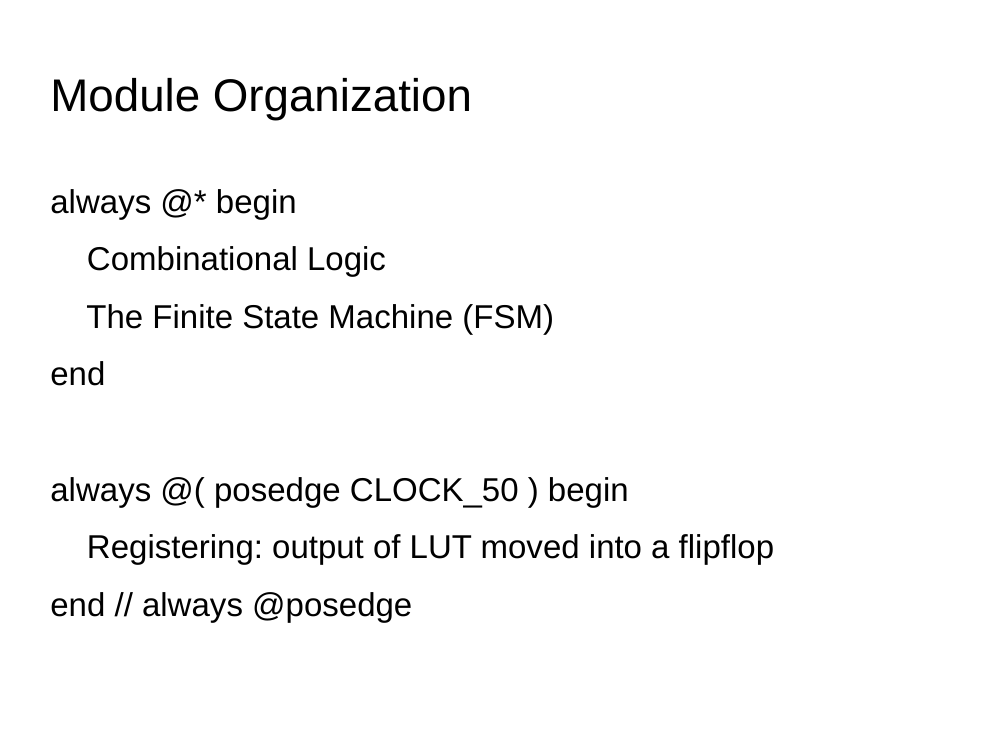
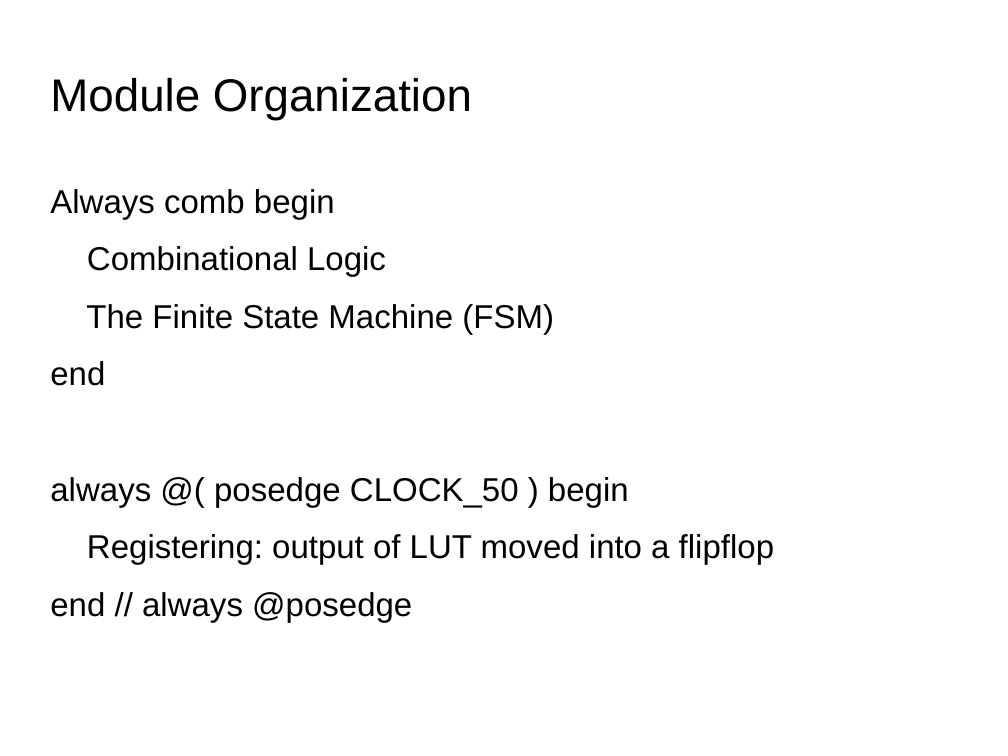
Before and after one commit to AustinFPGA/MeetingSlides, a slide deck: slide 14 of HelloWorldFPGA.odp. Drawn at 1008x756 pixels with LibreOffice and Linux fonts; fonts in the diff are those of the drawing; background and template pictures are left out. Boxes give left, top, right and bottom in pixels: in the first picture for what was removed or moved away, otherwise in the second. Text is boxed around its words. In the diff, an @@ line names an element or a change of style, - is before the commit and + after.

```diff
--- a/HelloWorldFPGA.odp
+++ b/HelloWorldFPGA.odp
@@ text at bbox=[50, 189, 335, 219]: text changed @@
-always @* begin
+Always comb begin
```
Also in this commit, not shown: 4 other slides changed, 2 slides added.
